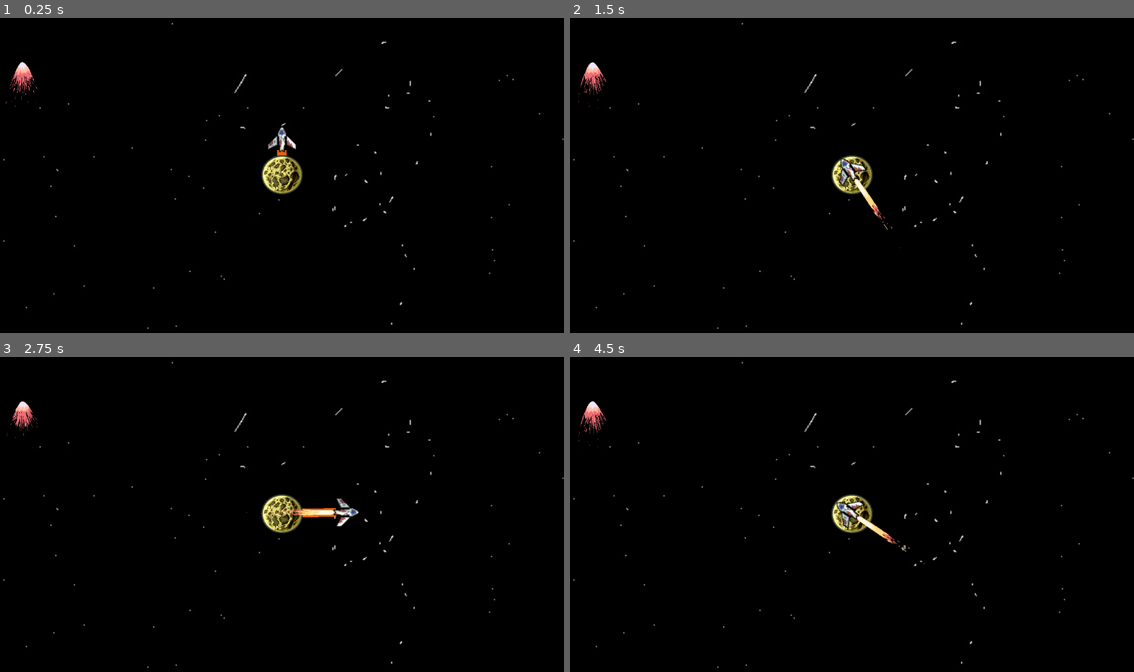
Above: before the commit, frames 1-4 (two rows, left to right).
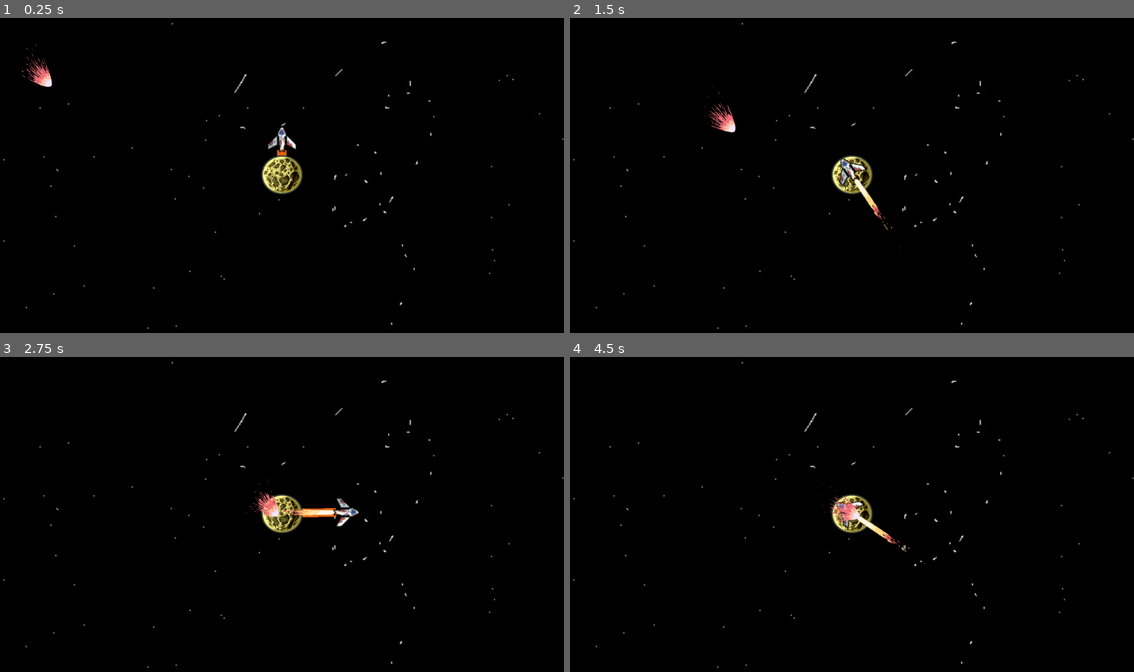
Above: after the commit, the same moments.

Repository: Fila2224/bounce-back
Game: Godot game, scene res://scenes/main_scene.tscn
Two runs of this game, one before a commit and one after it. Both use one fixed random seed, a clock stepped at 60 frames per second and the inputs below.
Inputs:
- Up to frame 1 (0.25 s): no input
- Up to frame 2 (1.5 s): hold D (right) 0.53-1.28 s; tap Space (blip) at 0.6, 1.35 s; hold S (down) from 1.28 s (still down)
- Up to frame 3 (2.75 s): release S (down) at 2.03 s; hold D (right) from 2.03 s (still down); tap Space (blip) at 2.1 s
- Up to frame 4 (4.5 s): release D (right) at 2.78 s; hold Up (up) 2.78-3.53 s; tap Space (blip) at 2.85, 3.6, 4.35 s; hold Left (left) from 3.53 s (still down)

The runs differ from the first frame. In frame 1, 0.4% of the frame differs, in the area x 1-10%, y 8-29%; in frame 2, 0.5%, in the area x 1-30%, y 13-37%; in frame 3, 0.4%; in frame 4, 0.5%.

Commit message:
metero
ads

Diff:
--- a/meteor.gd
+++ b/meteor.gd
@@ -1,11 +1,17 @@
 extends CharacterBody2D
 @onready var moon_center: Sprite2D = $"../moon-center"
-
+@export var target: Node2D
+@export var speed: float = 100.0
 # Called when the node enters the scene tree for the first time.
 func _ready() -> void:
 	pass # Replace with function body.
 
 
 # Called every frame. 'delta' is the elapsed time since the previous frame.
-func _process(delta: float) -> void:
-	print("asd")
+
+
+
+func _physics_process(delta):
+	var angle = (moon_center.position - position).angle()
+	rotation = angle +90
+	global_position = global_position.move_toward(moon_center.global_position, speed * delta)
